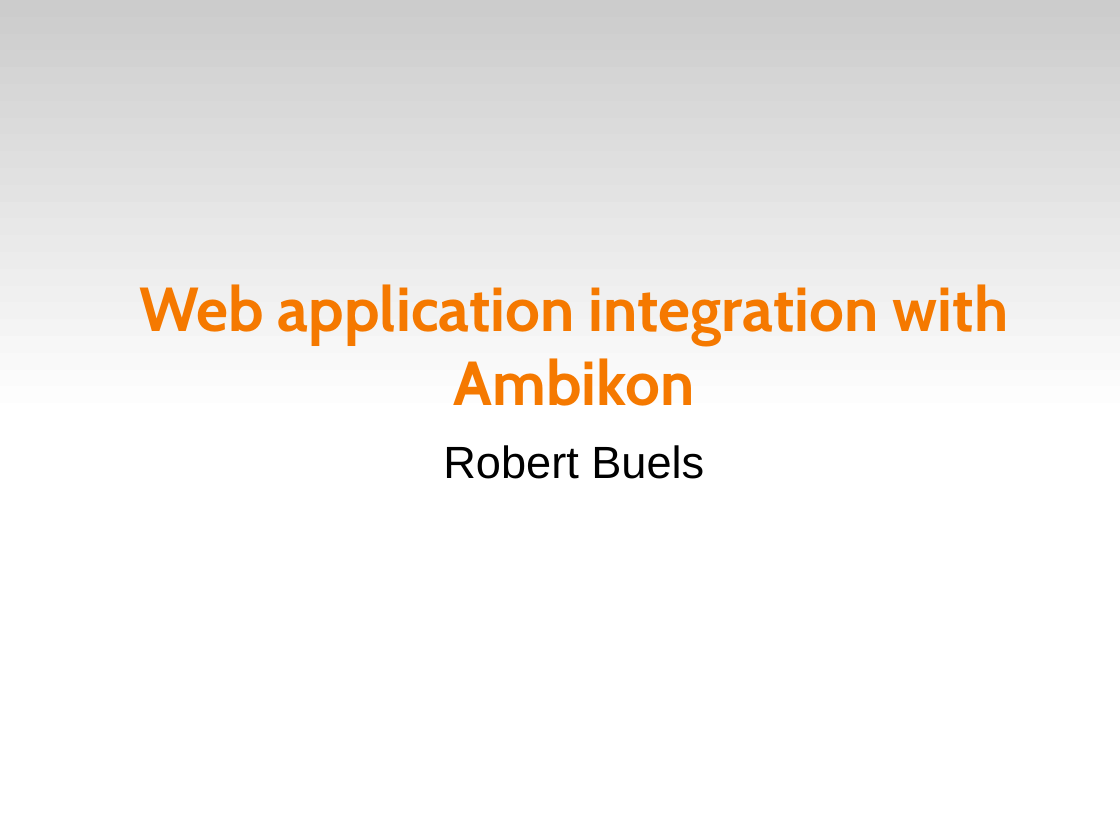
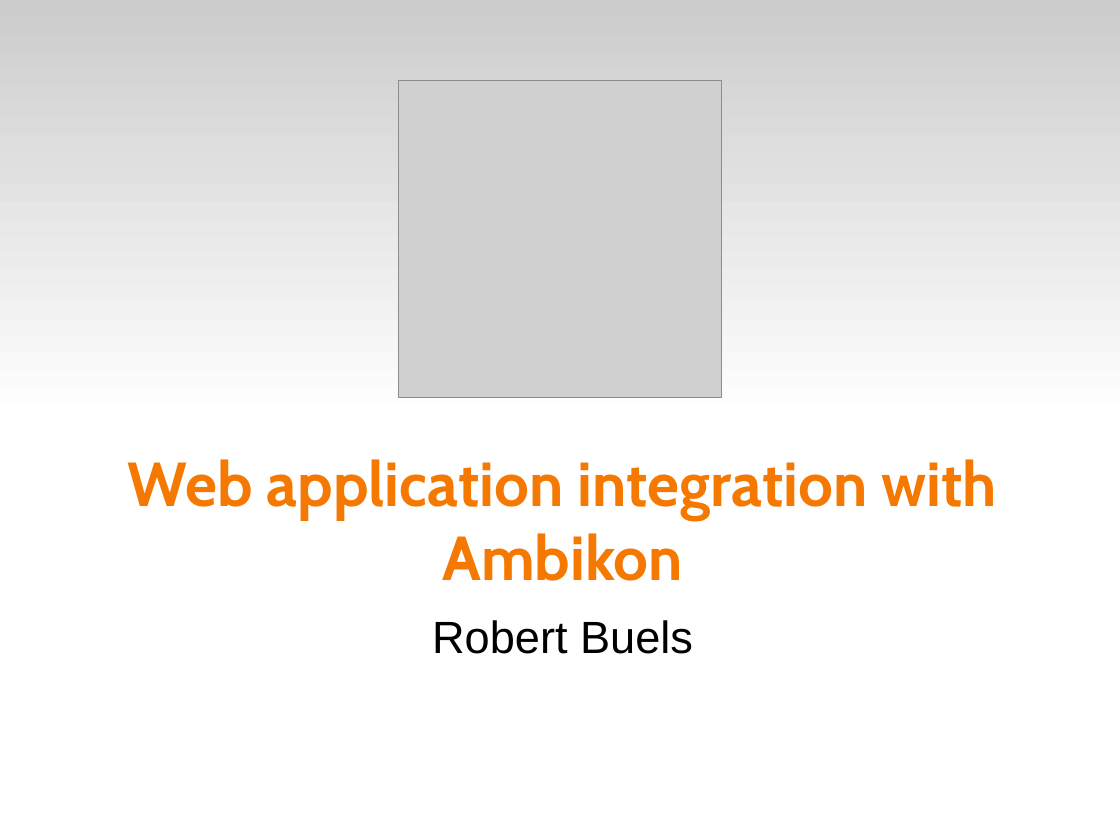
Before and after one commit to solgenomics/Ambikon, a slide deck: slide 1 of doc/presentations/ambikon_intro.odp. Drawn at 1120x840 pixels with LibreOffice and Linux fonts; fonts in the diff are those of the drawing; grey boxes stand for pictures. Boxes give left, top, right and bottom in pixels: in the first picture for what was removed or moved away, otherwise in the second. Text is boxed around its words. In the diff, an @@ line names an element or a change of style, - is before the commit and + after.

```diff
--- a/doc/presentations/ambikon_intro.odp
+++ b/doc/presentations/ambikon_intro.odp
@@ picture added at <box>398,80,722,397</box> @@
@@ title "Web application integration with Ambikon": place and size @@
-title "Web application integration with Ambikon" at <box>139,284,1009,406</box>
+title "Web application integration with Ambikon" at <box>128,459,997,581</box>
@@ subtitle "Robert Buels": place and size @@
-subtitle "Robert Buels" at <box>443,445,704,479</box>
+subtitle "Robert Buels" at <box>432,620,693,654</box>
```
Also in this commit, not shown: 1 other slide changed.
